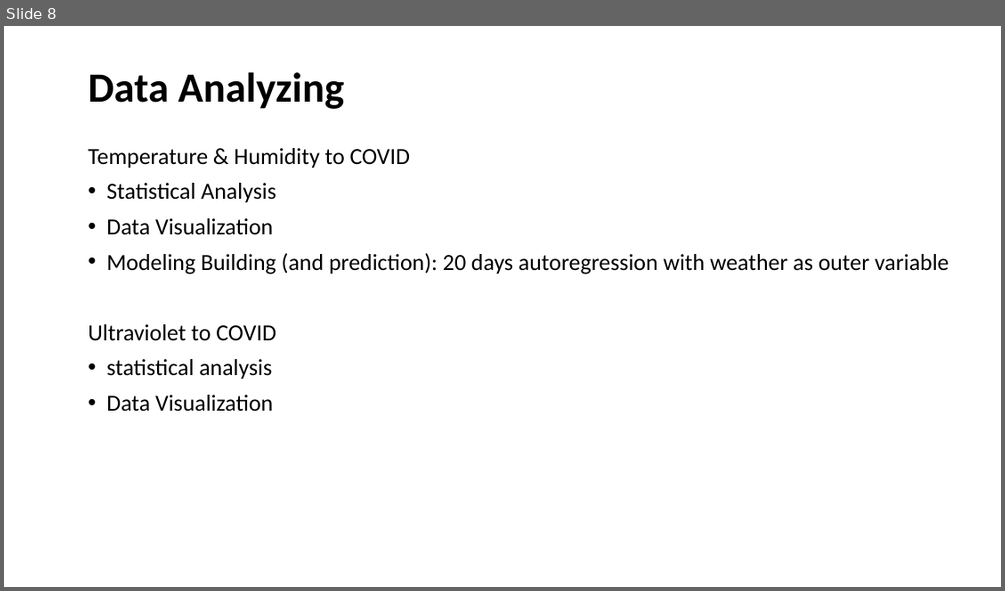
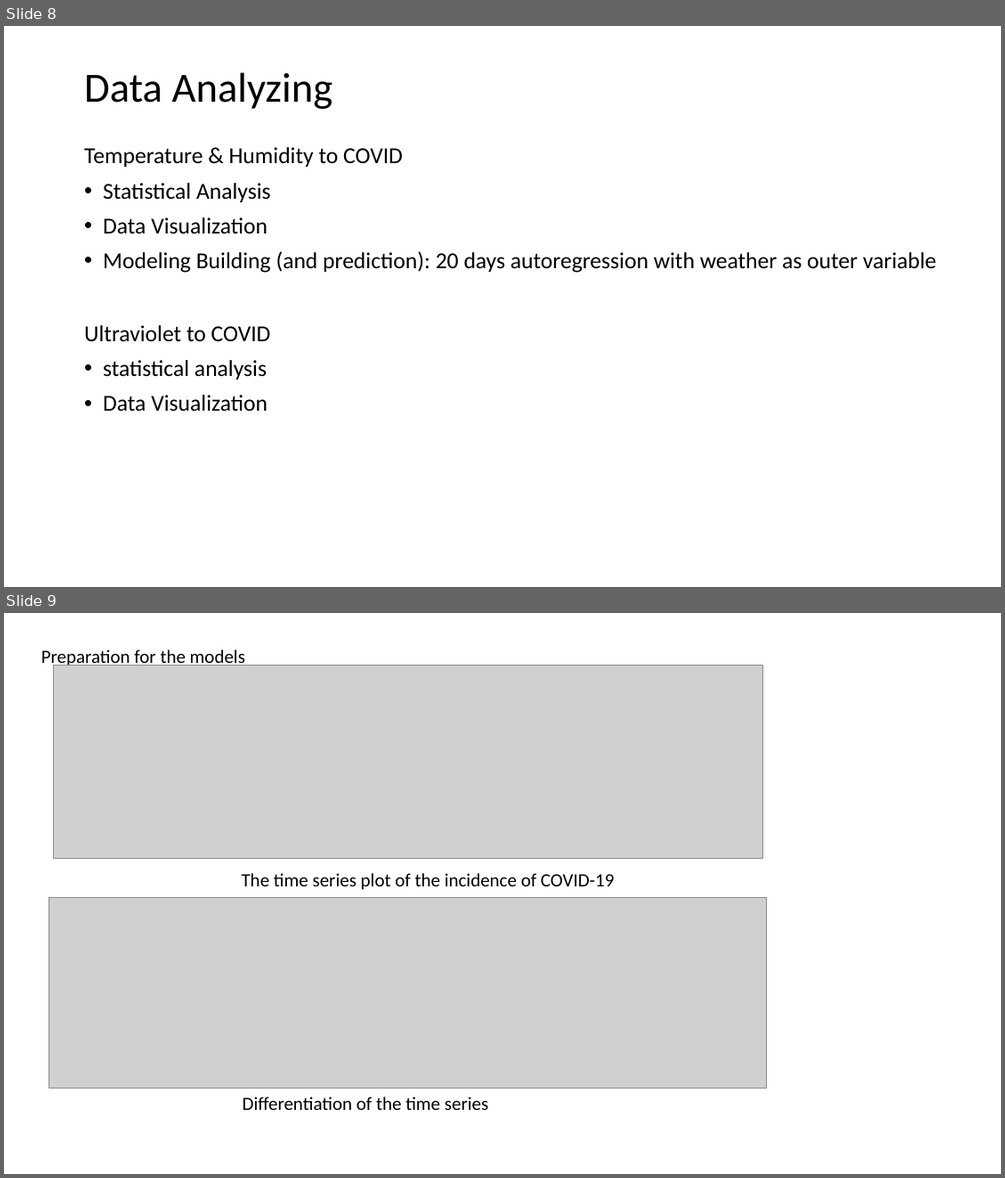
Before and after one commit to ShuyangLu/QBS181final, a slide deck: qbs 181 group.pptx. Shown one above the other, each under a label of ours: slide 8 before the commit, slides 8 and 9 after it. The pictures are 1005x591 and 1005x1178 pixels, drawn with LibreOffice and Linux fonts; fonts in the diff are those of the drawing; grey boxes stand for pictures. Boxes give left, top, right and bottom in pixels: in the first picture for what was removed or moved away, otherwise in the second. Text is boxed around its words. In the diff, an @@ line names an element or a change of style, - is before the commit and + after.

Commit message:
Updated slides with model part

```diff
--- a/qbs 181 group.pptx
+++ b/qbs 181 group.pptx
@@ slide 9 added at <box>4,613,1001,1174</box>, background #FFFFFF @@
@@ text added at <box>41,649,245,669</box>, 18 pt, text #000000 @@
+Preparation for the models
@@ picture added at <box>53,665,763,858</box> @@
@@ text added at <box>242,873,614,890</box>, 18 pt, text #000000 @@
+The time series plot of the incidence of COVID-19
@@ picture added at <box>48,898,767,1088</box> @@
@@ text added at <box>243,1096,488,1110</box>, 18 pt, text #000000 @@
+Differentiation of the time series
@@ slide 8 changed as well @@
@@ title "Data Analyzing" at <box>84,72,333,109</box>: bold off @@
@@ text "Temperature & Humidity to COVID" at <box>84,147,937,411</box>: size 22.2 to 22 pt @@
```
Also in this commit, not shown: 9 other slides changed, 4 other slides added.
